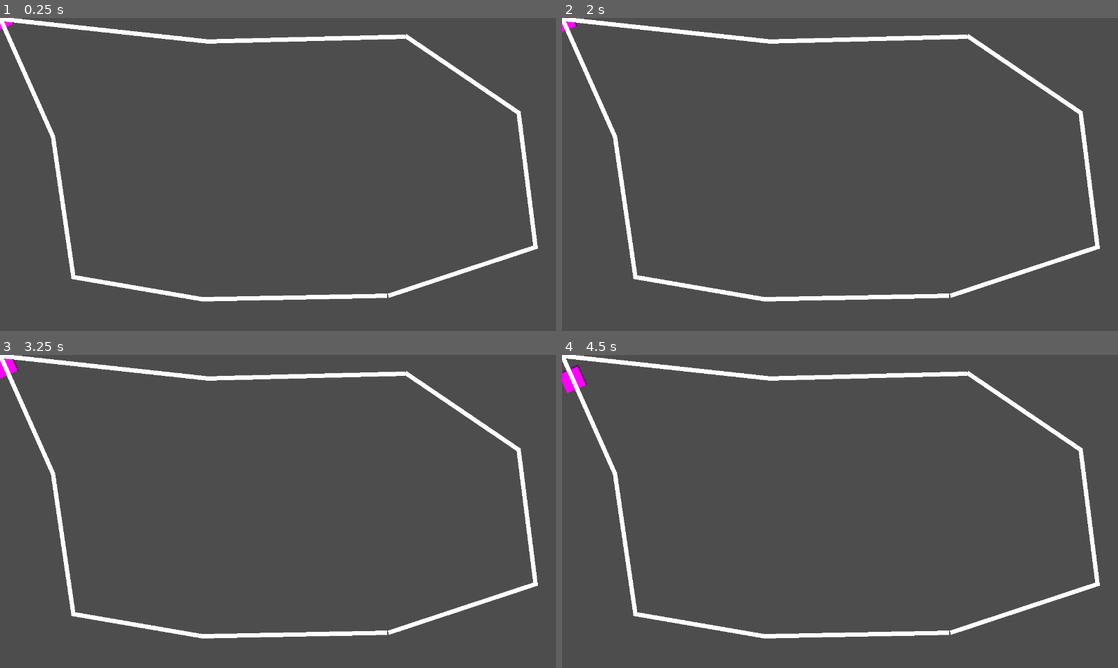
Above: before the commit, frames 1-4 (two rows, left to right).
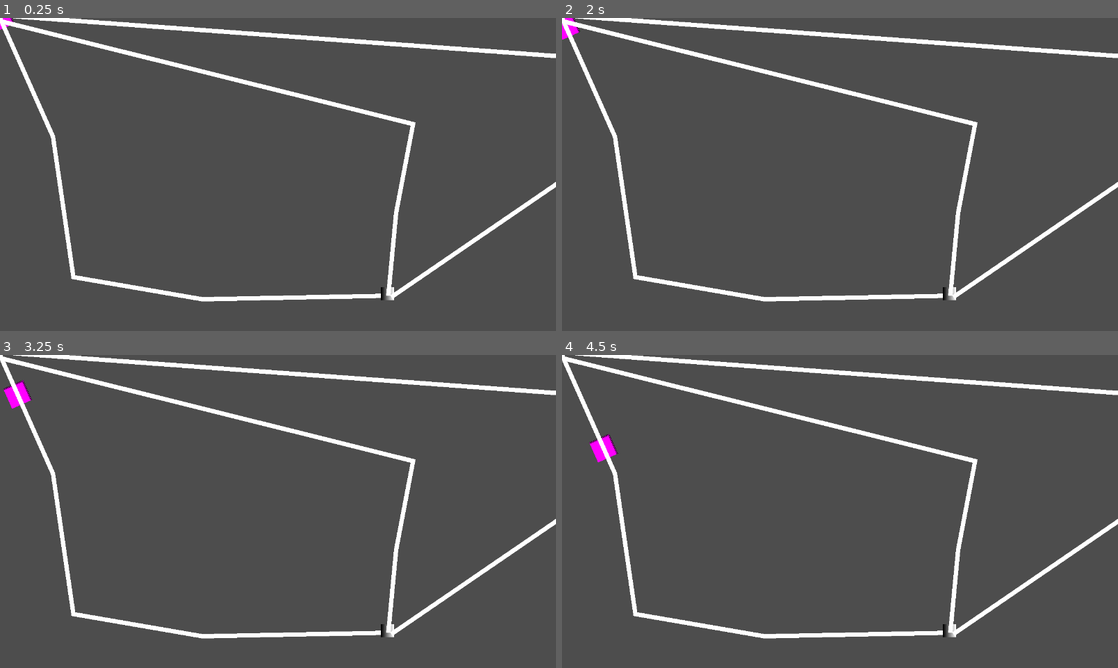
Above: after the commit, the same moments.

Repository: Alikznollet/conductor-chaos
Game: Godot game, scene res://lib/main/main.tscn
Two runs of this game, one before a commit and one after it. Both use one fixed random seed, a clock stepped at 60 frames per second and the inputs below. The project has no main scene, so this scene is started directly.
Inputs (mouse positions are in pixels of both pictures, inside the frame that each line leads up to):
- Up to frame 1 (0.25 s): no input
- Up to frame 2 (2 s): tap Enter at 0.5 s; move the mouse to (962, 158) at 0.52 s; press the mouse at (962, 158) at 0.53 s; hold Space (accel) 0.53-1.28 s; move the mouse to (728, 190) at 1.27 s; release the mouse at (728, 190) at 1.28 s; tap Ctrl (decel) at 1.35 s; click (728, 190) at 1.55 s
- Up to frame 3 (3.25 s): tap Enter at 2 s; move the mouse to (333, 442) at 2.02 s; press the mouse at (333, 442) at 2.03 s; hold Space (accel) from 2.03 s (still down); move the mouse to (250, 574) at 2.77 s; release the mouse at (250, 574) at 2.78 s; click (250, 574) at 2.85 s
- Up to frame 4 (4.5 s): move the mouse to (1006, 558) at 3.52 s; release Space (accel) at 3.53 s; hold Ctrl (decel) 3.53-4.28 s; click (1006, 558) at 3.8 s; move the mouse to (673, 464) at 4.27 s; click (673, 464) at 4.35 s

The runs differ from the first frame. In frame 1, 5.4% of the frame differs, in the area x 0-100%, y 0-91%; in frame 2, 5.4%; in frame 3, 5.7%; in frame 4, 5.8%.

Commit message:
splitters work

Diff:
--- a/lib/global/global.gd
+++ b/lib/global/global.gd
@@ -5,3 +5,6 @@
 
 ## The current state manager.
 var state_manager: StateManager
+
+## The current track.
+var track: Track
--- a/lib/main/main.gd
+++ b/lib/main/main.gd
@@ -3,3 +3,4 @@
 func _ready() -> void:
 	Global.state_manager = %StateManager
 	Global.train = %Train
+	Global.track = %Track
--- a/lib/main/main.tscn
+++ b/lib/main/main.tscn
@@ -6,6 +6,7 @@
 [ext_resource type="Script" uid="uid://ckjf4dkbukhe3" path="res://lib/tracks/rail.gd" id="3_x52nu"]
 [ext_resource type="Script" uid="uid://bv6pvomqd8ybp" path="res://lib/state/state_manager.gd" id="4_xhtjf"]
 [ext_resource type="Script" uid="uid://d28104c44jpko" path="res://lib/state/active_state.gd" id="5_b1lab"]
+[ext_resource type="PackedScene" uid="uid://bpkm4f857cblu" path="res://lib/tracks/splitter.tscn" id="5_x7o64"]
 [ext_resource type="Script" uid="uid://f2h77xdakk66" path="res://lib/state/inactive_state.gd" id="6_x7o64"]
 
 [sub_resource type="Curve2D" id="Curve2D_s3fb5"]
@@ -14,6 +15,7 @@
 script = ExtResource("1_b1lab")
 
 [node name="Track" type="Path2D" parent="." node_paths=PackedStringArray("starting_rail")]
+unique_name_in_owner = true
 curve = SubResource("Curve2D_s3fb5")
 script = ExtResource("1_65qhm")
 starting_rail = NodePath("Rail1")
@@ -22,22 +24,24 @@
 [node name="Train" parent="Track" instance=ExtResource("2_x52nu")]
 unique_name_in_owner = true
 
-[node name="Rail1" type="Line2D" parent="Track" node_paths=PackedStringArray("connected_to")]
+[node name="Rail1" type="Line2D" parent="Track" node_paths=PackedStringArray("splitter")]
 points = PackedVector2Array(0, 0, 122, 273, 169, 596, 466, 647, 891, 639)
 script = ExtResource("3_x52nu")
-connected_to = NodePath("../Rail2")
+splitter = NodePath("../Splitter")
 metadata/_custom_type_script = "uid://ckjf4dkbukhe3"
 
-[node name="Rail2" type="Line2D" parent="Track" node_paths=PackedStringArray("connected_to")]
-points = PackedVector2Array(894, 639, 1233, 527, 1194, 218, 933, 41)
+[node name="Splitter" parent="Track" node_paths=PackedStringArray("connections") instance=ExtResource("5_x7o64")]
+position = Vector2(892, 634)
+connections = [NodePath("../Rail2"), NodePath("../Rail3")]
+
+[node name="Rail2" type="Line2D" parent="Track"]
+points = PackedVector2Array(894, 639, 912, 448, 951, 244, 4, 8)
 script = ExtResource("3_x52nu")
-connected_to = NodePath("../Rail3")
 metadata/_custom_type_script = "uid://ckjf4dkbukhe3"
 
-[node name="Rail3" type="Line2D" parent="Track" node_paths=PackedStringArray("connected_to")]
-points = PackedVector2Array(933, 43, 478, 54, 0, 2)
+[node name="Rail3" type="Line2D" parent="Track"]
+points = PackedVector2Array(901, 642, 1670, 116, 30, -4)
 script = ExtResource("3_x52nu")
-connected_to = NodePath("../Rail1")
 metadata/_custom_type_script = "uid://ckjf4dkbukhe3"
 
 [node name="StateManager" type="Node" parent="." node_paths=PackedStringArray("initial_state")]
--- a/lib/tracks/rail.gd
+++ b/lib/tracks/rail.gd
@@ -3,4 +3,4 @@
 ## A part of the track that can be connected to other parts.
 
 ## The rail this rail is connected to.
-@export var connected_to: Rail
+@export var splitter: Splitter
--- /dev/null
+++ b/lib/tracks/splitter.gd
@@ -0,0 +1,20 @@
+extends Area2D
+class_name Splitter
+
+@export var connections: Array[Rail]
+
+var connection_index: int = 0:
+	set(new_index):
+		if new_index >= len(connections): connection_index = 0
+		else: connection_index = new_index
+
+func increment() -> void:
+	connection_index += 1
+	Global.track.sync_path()
+
+func get_selected_rail() -> Rail:
+	return connections[connection_index]
+
+func _on_input_event(_viewport: Node, event: InputEvent, _shape_idx: int) -> void:
+	if event.is_action_pressed("left_click"):
+		increment()
--- /dev/null
+++ b/lib/tracks/splitter.tscn
@@ -0,0 +1,24 @@
+[gd_scene load_steps=5 format=3 uid="uid://bpkm4f857cblu"]
+
+[ext_resource type="Script" uid="uid://c60fksyx3y7t7" path="res://lib/tracks/splitter.gd" id="1_tlhxv"]
+
+[sub_resource type="Gradient" id="Gradient_7844d"]
+
+[sub_resource type="GradientTexture2D" id="GradientTexture2D_kybrn"]
+gradient = SubResource("Gradient_7844d")
+width = 30
+height = 30
+
+[sub_resource type="RectangleShape2D" id="RectangleShape2D_tlhxv"]
+size = Vector2(30, 30)
+
+[node name="Splitter" type="Area2D"]
+script = ExtResource("1_tlhxv")
+
+[node name="Sprite2D" type="Sprite2D" parent="."]
+texture = SubResource("GradientTexture2D_kybrn")
+
+[node name="CollisionShape2D" type="CollisionShape2D" parent="."]
+shape = SubResource("RectangleShape2D_tlhxv")
+
+[connection signal="input_event" from="." to="." method="_on_input_event"]
--- a/lib/tracks/track.gd
+++ b/lib/tracks/track.gd
@@ -16,5 +16,6 @@
 	for point in connection.points:
 		curve.add_point(point)
 
-	if not connection.connected_to == starting_rail:
-		add_connection(connection.connected_to)
+	if not connection.splitter: return
+
+	add_connection(connection.splitter.get_selected_rail())
--- a/lib/train/train.gd
+++ b/lib/train/train.gd
@@ -11,11 +11,11 @@
 func _process(delta: float) -> void:
 	progress += speed_curve.sample(speed) * max_speed * delta
 
-@export var max_speed: float = 100
+@export var max_speed: float = 200
 
 ## How much speed increases per second
-@export var speed_increase: float = 0.2
-@export var speed_decrease: float = 0.2
+@export var speed_increase: float = 0.3
+@export var speed_decrease: float = 0.3
 
 func accelerate(delta: float) -> void:
 	speed += speed_increase * delta
--- a/project.godot
+++ b/project.godot
@@ -41,3 +41,8 @@
 "events": [Object(InputEventKey,"resource_local_to_scene":false,"resource_name":"","device":-1,"window_id":0,"alt_press …(195 unchanged characters)…
 ]
 }
+left_click={
+"deadzone": 0.2,
+"events": [Object(InputEventMouseButton,"resource_local_to_scene":false,"resource_name":"","device":-1,"window_id":0,"alt_pressed":false,"shift_pressed":false,"ctrl_pressed":false,"meta_pressed":false,"button_mask":1,"position":Vector2(255, 30),"global_position":Vector2(274, 126),"factor":1.0,"button_index":1,"canceled":false,"pressed":true,"double_click":false,"script":null)
+]
+}
Not shown: 1 places in lib/main/main.tscn that only renumber resources
Not shown, added: lib/tracks/splitter.gd.uid
